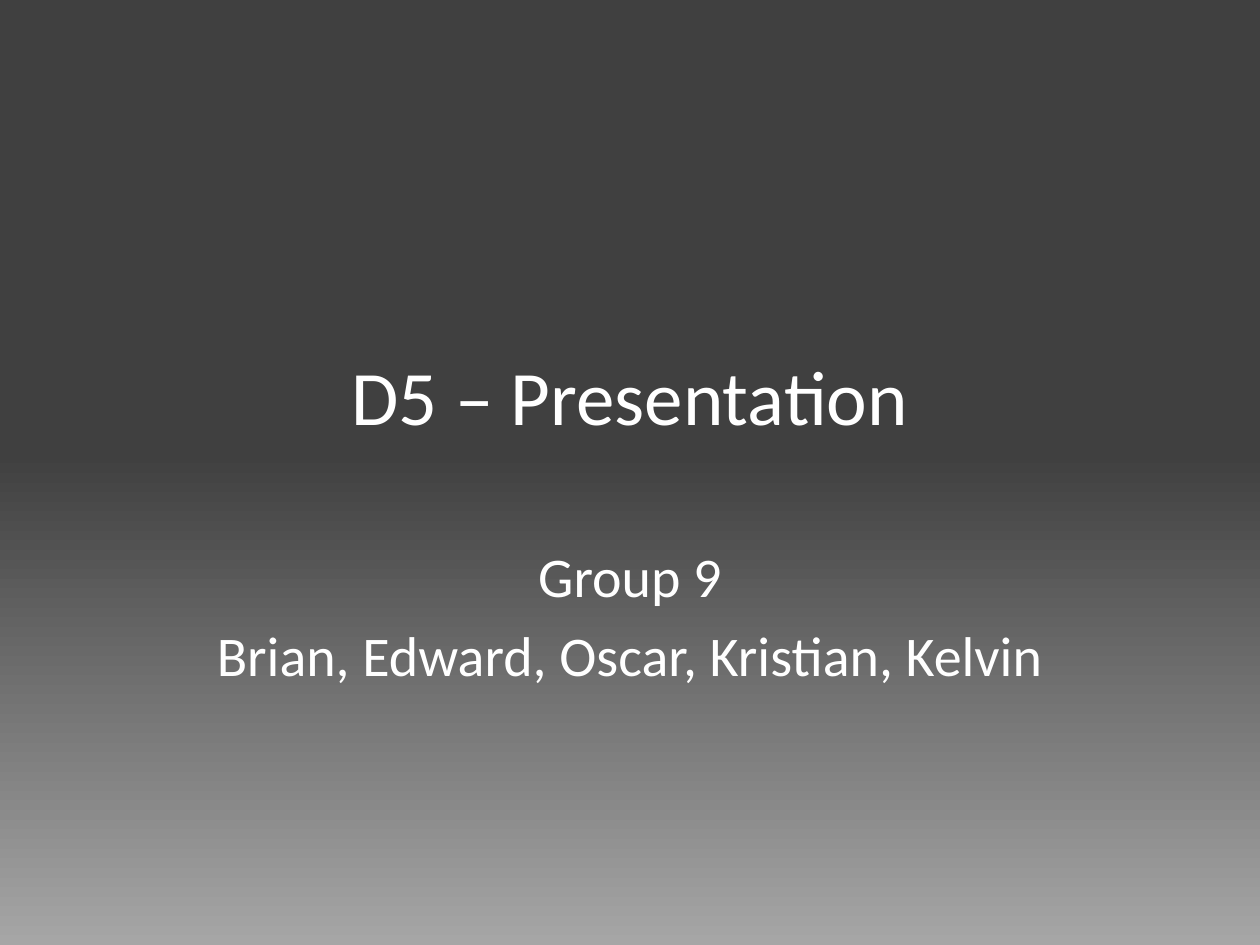
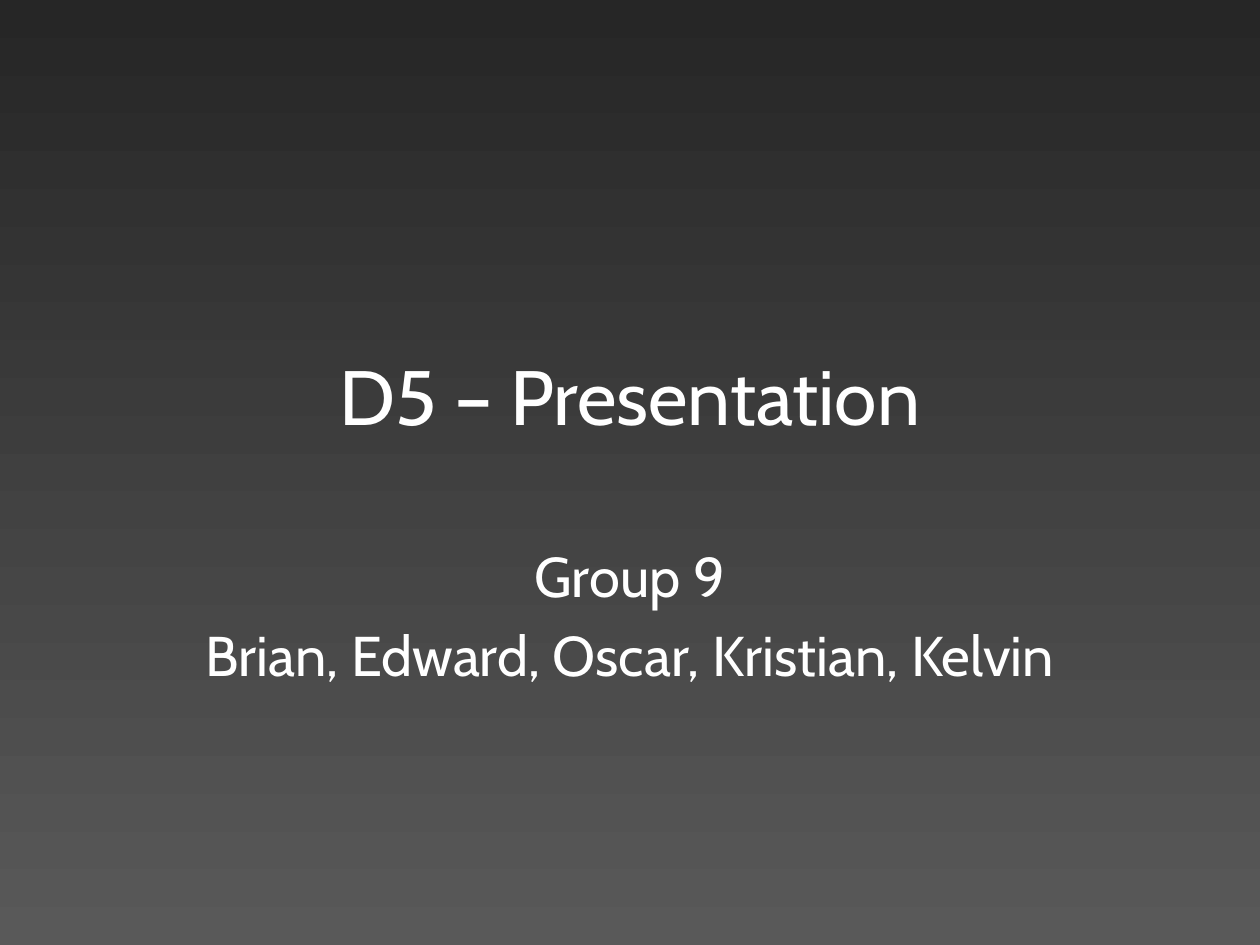
Before and after one commit to edderick/RunwayRedeclaration, a slide deck: slide 1 of doc/Final Presentation/Slides.pptx. Drawn at 1260x945 pixels with LibreOffice and Linux fonts; fonts in the diff are those of the drawing. Boxes give left, top, right and bottom in pixels: in the first picture for what was removed or moved away, otherwise in the second. Text is boxed around its words. In the diff, an @@ line names an element or a change of style, - is before the commit and + after.

Commit message:
* Updated Slides.pptx with darker background and a better font * Added "HTML user manual" to the final slide

```diff
--- a/doc/Final Presentation/Slides.pptx
+++ b/doc/Final Presentation/Slides.pptx
@@ background gradient #A6A6A6 to #404040 to gradient #595959 to #262626 @@
@@ title "D5 – Presentation" at (339, 371, 920, 426): font Calibri to Cabin @@
@@ subtitle "Group 9" at (205, 557, 1054, 682): font Calibri to Cabin @@
```
Also in this commit, not shown: 2 other slides changed.
